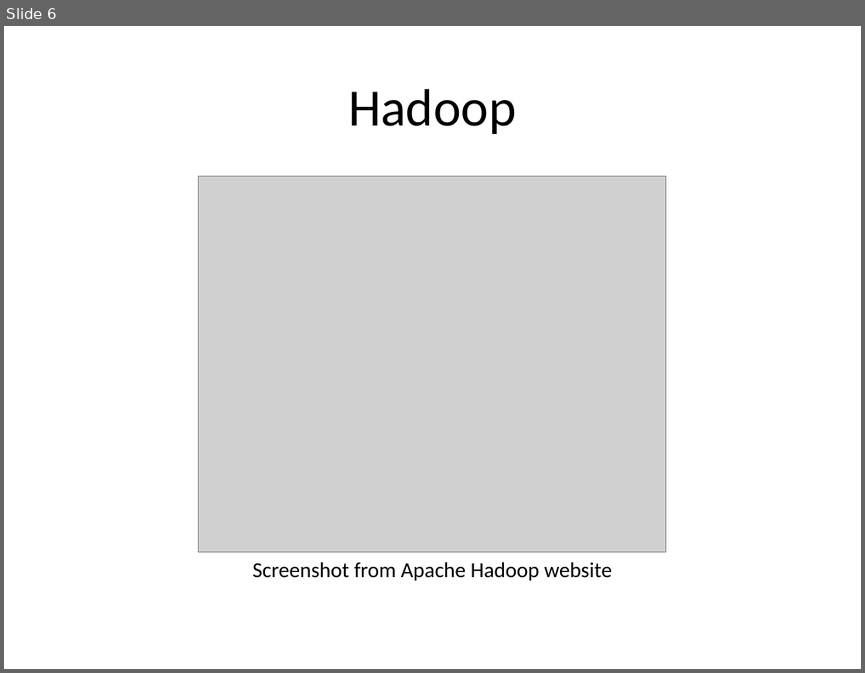
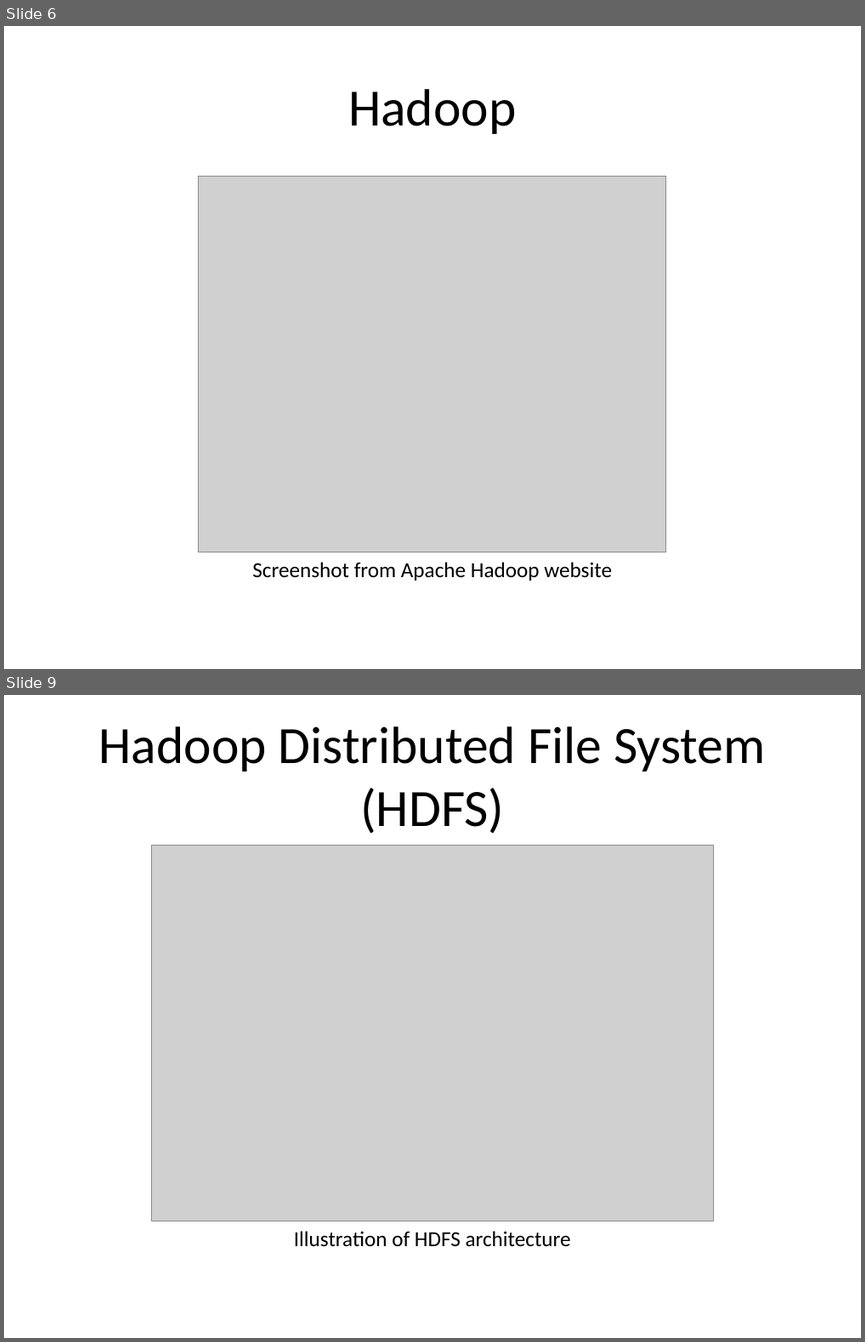
Before and after one commit to pmean/cluster-computing, a slide deck: talks/software.pptx. Shown one above the other, each under a label of ours: slide 6 before the commit, slides 6 and 9 after it; the slides between them are not shown. The pictures are 865x673 and 865x1342 pixels, drawn with LibreOffice and Linux fonts; fonts in the diff are those of the drawing; grey boxes stand for pictures. Boxes give left, top, right and bottom in pixels: in the first picture for what was removed or moved away, otherwise in the second. Text is boxed around its words. In the diff, an @@ line names an element or a change of style, - is before the commit and + after.

```diff
--- a/talks/software.pptx
+++ b/talks/software.pptx
@@ slide 9 added at [4, 695, 861, 1338], background #FFFFFF @@
@@ title added at [99, 726, 765, 834], 44 pt, text #000000 @@
+Hadoop Distributed File System (HDFS)
@@ picture added at [151, 845, 714, 1221] @@
@@ text added at [294, 1231, 571, 1247], 18 pt, text #000000 @@
+Illustration of HDFS architecture
```
Also in this commit, not shown: 3 slides changed, 4 other slides added, 1 other file.
